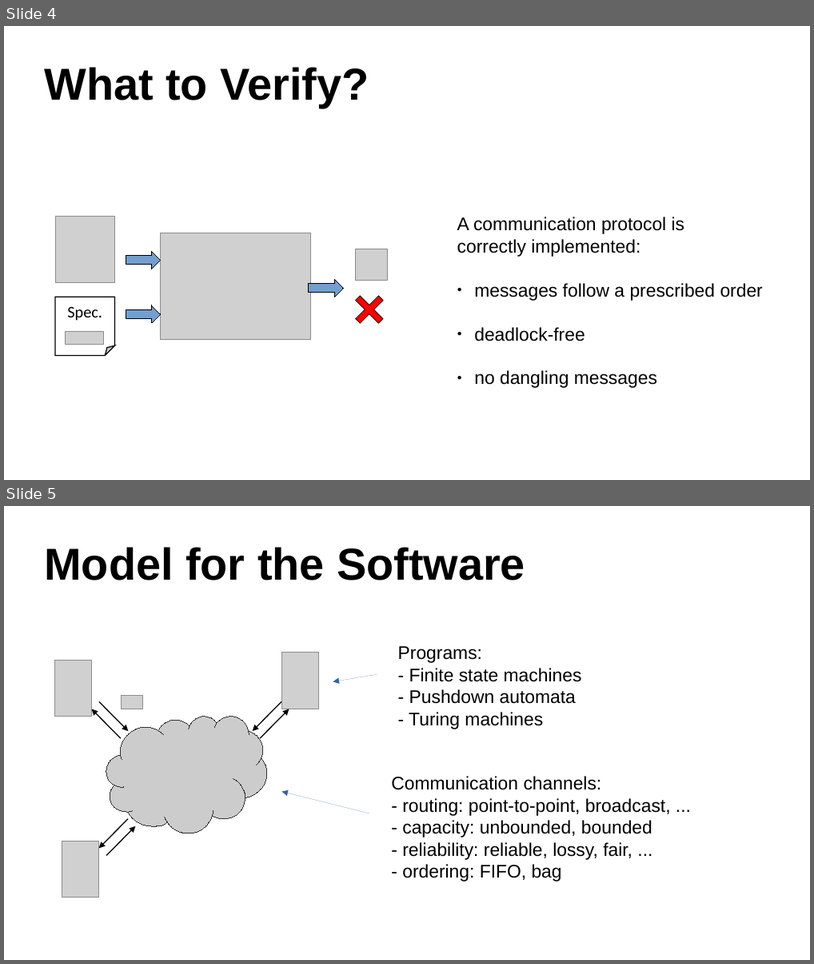
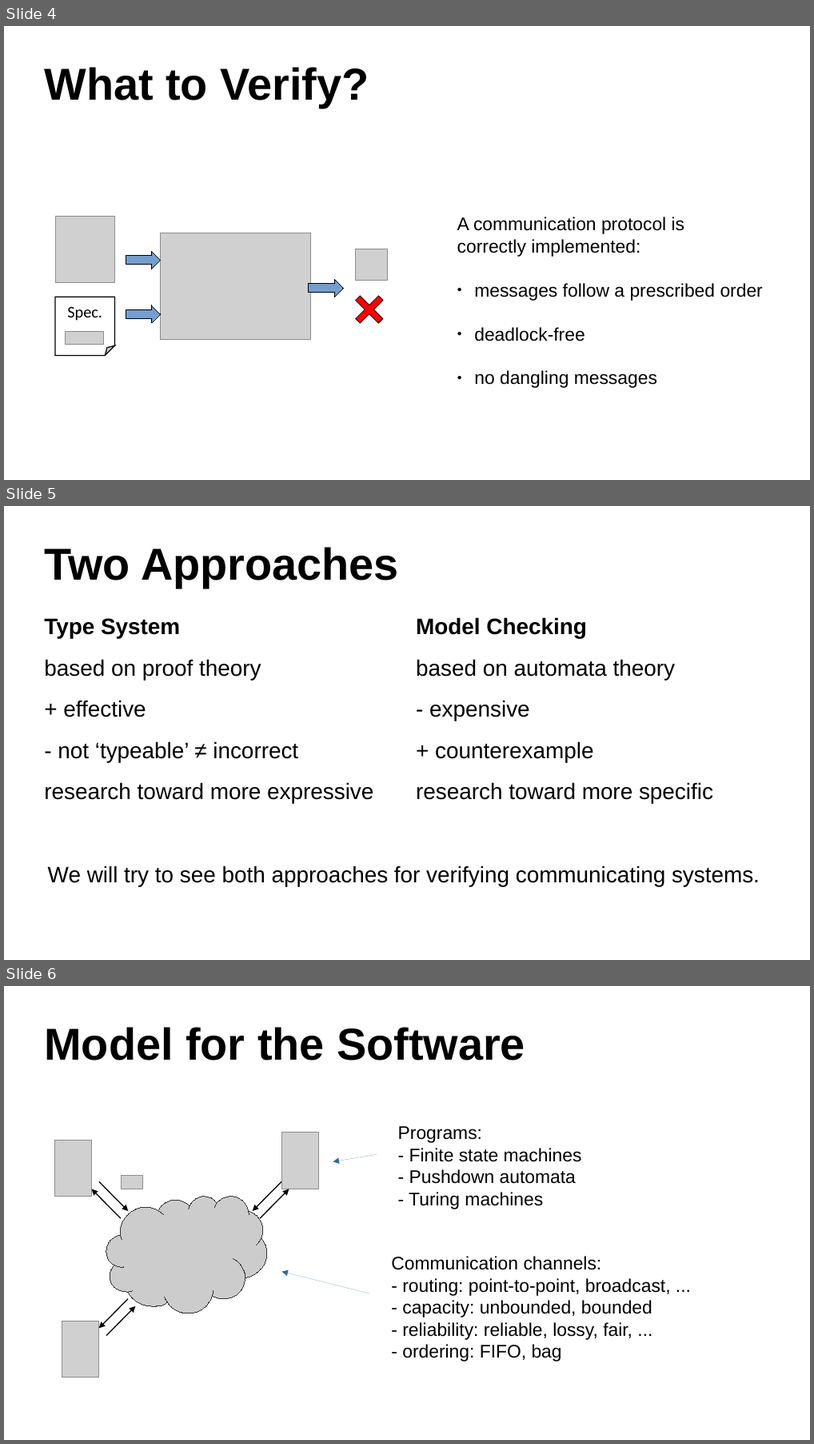
Before and after one commit to dzufferey/presentations, a slide deck: 2021_09_30_Imperial_College_London/slides.odp. Shown one above the other, each under a label of ours: slides 4 and 5 before the commit, slides 4, 5 and 6 after it. The pictures are 814x964 and 814x1444 pixels, drawn with LibreOffice and Linux fonts; fonts in the diff are those of the drawing; grey boxes stand for pictures. Boxes give left, top, right and bottom in pixels: in the first picture for what was removed or moved away, otherwise in the second. Text is boxed around its words. In the diff, an @@ line names an element or a change of style, - is before the commit and + after.

Commit message:
updating slides

```diff
--- a/2021_09_30_Imperial_College_London/slides.odp
+++ b/2021_09_30_Imperial_College_London/slides.odp
@@ slide 5 added at (4,506,810,960), background #FFFFFF @@
@@ title added at (44,547,399,588), 44 pt, text #000000, bold @@
+Two Approaches
@@ text added at (44,618,374,803), 22 pt, text #000000 @@
+Type System
+based on proof theory
++ effective
+- not ‘typeable’ ≠ incorrect
+research toward more expressive
@@ text added at (416,617,714,803), 22 pt, text #000000 @@
+Model Checking
+based on automata theory
+- expensive
++ counterexample
+research toward more specific
@@ text added at (48,865,760,886), 22 pt, text #000000 @@
+We will try to see both approaches for verifying communicating systems.
@@ what was slide 5 is now slide 6 @@
```
Also in this commit, not shown: 1 other file.
